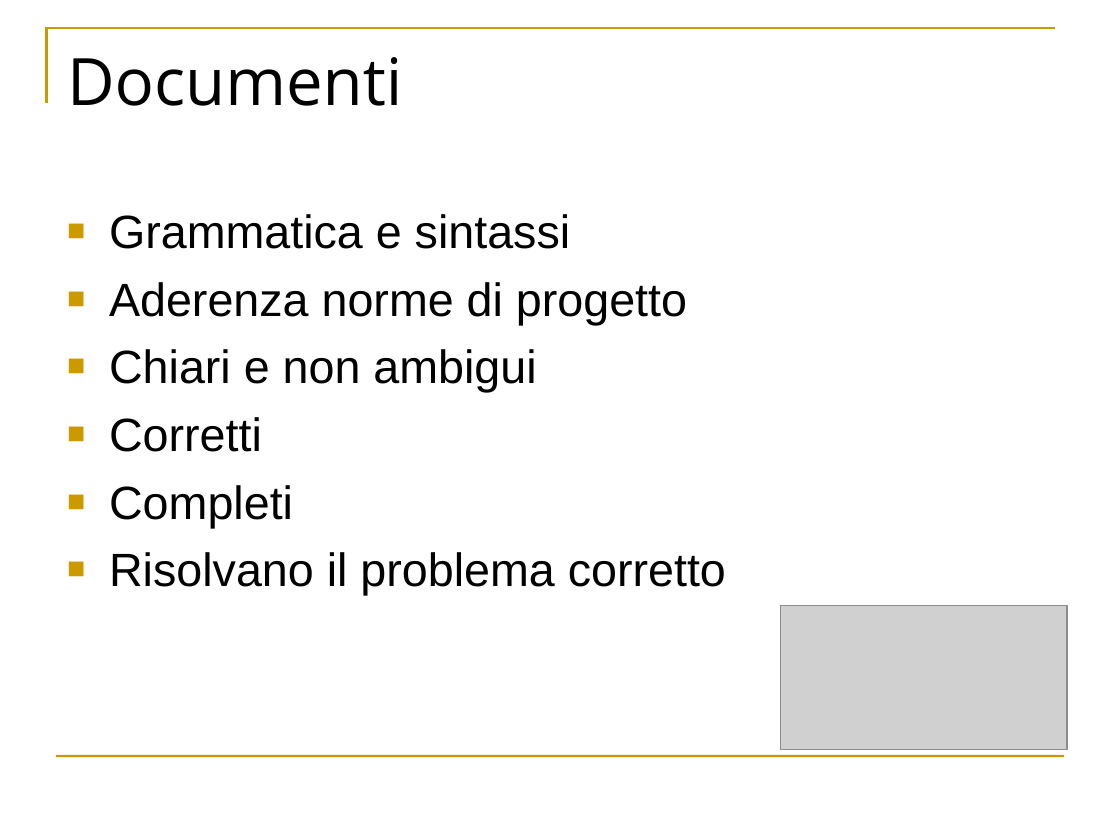
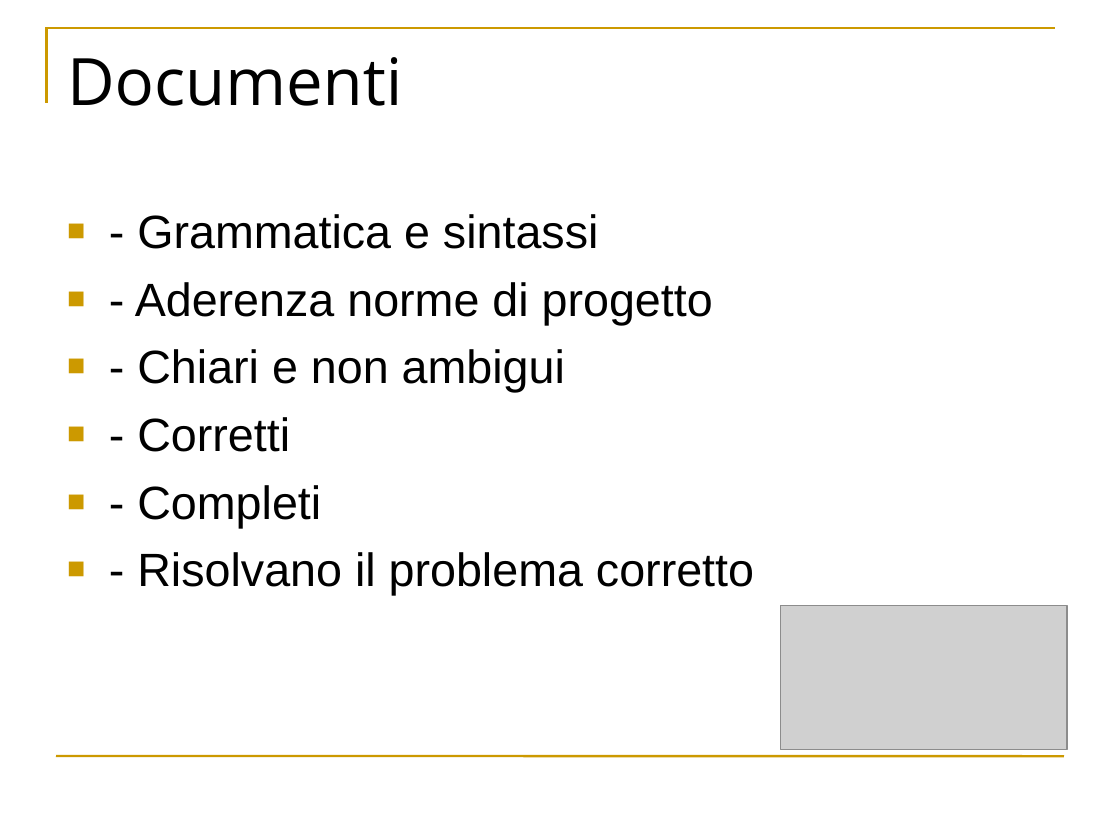
Before and after one commit to webshape/ajaxdraw, a slide deck: slide 37 of doc/PresentazioneRR/PresentazioneRR.ppt. Drawn at 1120x840 pixels with LibreOffice and Linux fonts; fonts in the diff are those of the drawing; grey boxes stand for pictures. Boxes give left, top, right and bottom in pixels: in the first picture for what was removed or moved away, otherwise in the second. Text is boxed around its words. In the diff, an @@ line names an element or a change of style, - is before the commit and + after.

```diff
--- a/doc/PresentazioneRR/PresentazioneRR.ppt
+++ b/doc/PresentazioneRR/PresentazioneRR.ppt
@@ text at bbox=[135, 214, 754, 596]: text changed @@
-■ Grammatica e sintassi
-■ Aderenza norme di progetto
-■ Chiari e non ambigui
-■ Corretti
-■ Completi
-■ Risolvano il problema corretto
+■ - Grammatica e sintassi
+■ - Aderenza norme di progetto
+■ - Chiari e non ambigui
+■ - Corretti
+■ - Completi
+■ - Risolvano il problema corretto
```
Also in this commit, not shown: 19 other slides changed, 1 other file.
